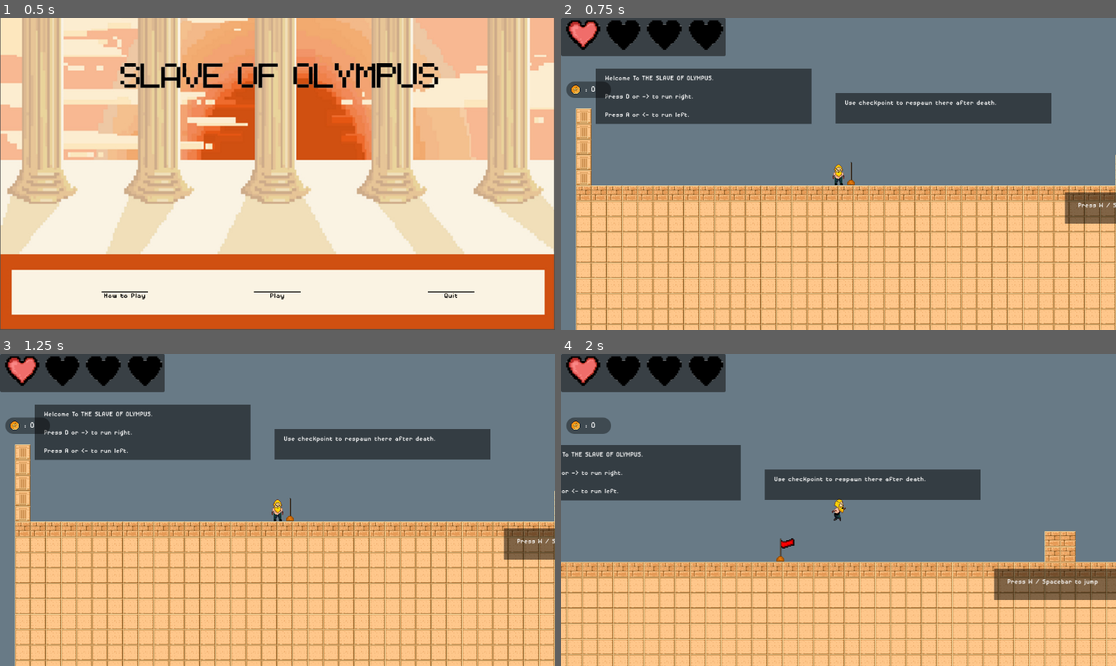
Above: before the commit, frames 1-4 (two rows, left to right).
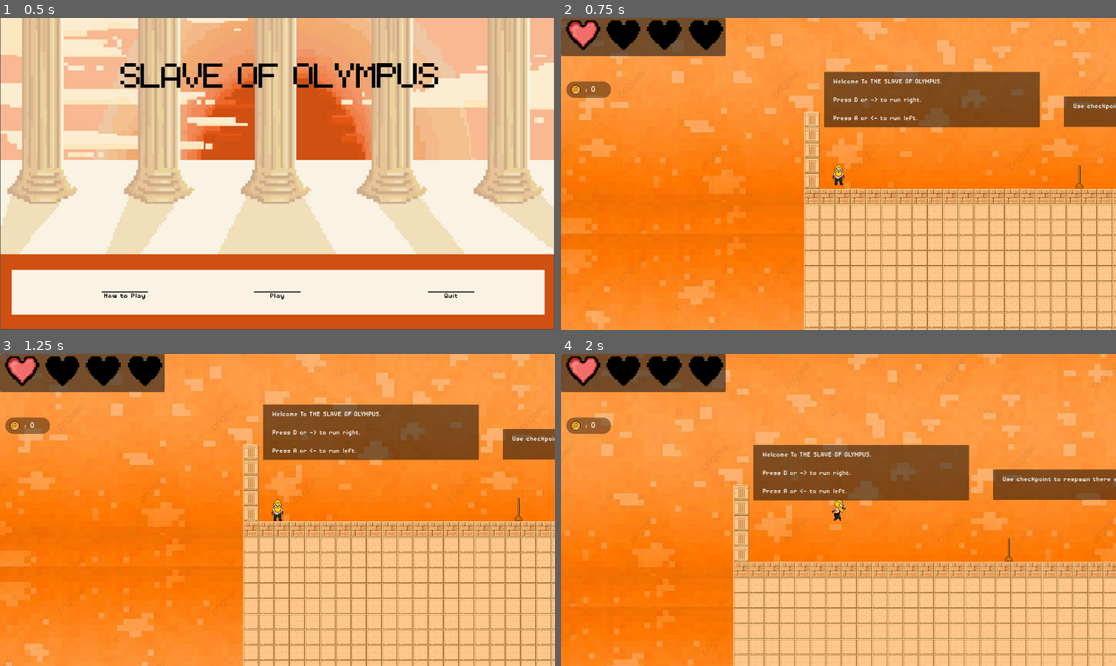
Above: after the commit, the same moments.

Repository: Keezgeez/Slave-Of-Olympus
Game: Godot game, scene res://Scenes/main_menu.tscn
Two runs of this game, one before a commit and one after it. Both use one fixed random seed, a clock stepped at 60 frames per second and the inputs below.
Inputs:
- Up to frame 1 (0.5 s): no input
- Up to frame 2 (0.75 s): click "Play" at 0.5 s
- Up to frame 3 (1.25 s): no input
- Up to frame 4 (2 s): tap D at 1.25 s; hold Right (ui_right) from 1.28 s (still down); tap Enter (ui_accept) at 1.52 s

Frame 1 is identical in both runs. In frame 2, 85% of the frame differs, in the area x 0-100%, y 0-100%; in frame 3, 80%; in frame 4, 83%.

Commit message:
updatebago

Diff:
--- a/Scenes/tutorial.tscn
+++ b/Scenes/tutorial.tscn
@@ -11,6 +11,7 @@
 [ext_resource type="PackedScene" uid="uid://cgf0bttuvf7vv" path="res://Scenes/coin.tscn" id="8_cttqj"]
 [ext_resource type="FontFile" uid="uid://bcyl0krkskbkv" path="res://Assets/FontText/disposabledroid-bb.regular.ttf" id="9_ymfny"]
 [ext_resource type="PackedScene" uid="uid://c66sd07qyxyht" path="res://Scenes/platform_falling.tscn" id="10_m1vdg"]
+[ext_resource type="Texture2D" uid="uid://bje1kadfgf822" path="res://Assets/pngtree-pixel-art-background-vector-illustration-modern-pattern-color-vector-png-image_47834436.jpg" id="11_kurxm"]
 [ext_resource type="PackedScene" uid="uid://qlkum7x2dw3b" path="res://Scenes/canine.tscn" id="11_qqwe7"]
 [ext_resource type="PackedScene" uid="uid://u8rednxgr1y3" path="res://Scenes/zeu_z.tscn" id="12_65oom"]
 [ext_resource type="PackedScene" uid="uid://ds4g2alyym1nv" path="res://Scenes/k_illzone.tscn" id="13_eyv3w"]
@@ -76,12 +77,66 @@
 script = ExtResource("1_fdsrl")
 
 [node name="ColorRect6" type="ColorRect" parent="."]
-offset_left = -3476.0
-offset_top = -1648.0
-offset_right = -3336.0
-offset_bottom = -1538.0
+texture_filter = 1
+offset_left = -2333.0
+offset_top = -1566.0
+offset_right = -2193.0
+offset_bottom = -1456.0
 scale = Vector2(61.3432, 40.5051)
-color = Color(0.636683, 0.860295, 1, 0.321569)
+color = Color(1, 0.701961, 0.560784, 0.227451)
+
+[node name="Pngtree-pixel-art-background-vector-illustration-modern-pattern-color-vector-png-image47834436" type="Sprite2D" parent="."]
+position = Vector2(-532, -214)
+texture = ExtResource("11_kurxm")
+
+[node name="Pngtree-pixel-art-background-vector-illustration-modern-pattern-color-vector-png-image47834440" type="Sprite2D" parent="."]
+position = Vector2(-1492, -214)
+texture = ExtResource("11_kurxm")
+
+[node name="Pngtree-pixel-art-background-vector-illustration-modern-pattern-color-vector-png-image47834441" type="Sprite2D" parent="."]
+position = Vector2(-1492, 424)
+texture = ExtResource("11_kurxm")
+
+[node name="Pngtree-pixel-art-background-vector-illustration-modern-pattern-color-vector-png-image47834442" type="Sprite2D" parent="."]
+position = Vector2(-1492, 489)
+texture = ExtResource("11_kurxm")
+
+[node name="Pngtree-pixel-art-background-vector-illustration-modern-pattern-color-vector-png-image47834437" type="Sprite2D" parent="."]
+position = Vector2(743, -214)
+texture = ExtResource("11_kurxm")
+
+[node name="Pngtree-pixel-art-background-vector-illustration-modern-pattern-color-vector-png-image47834448" type="Sprite2D" parent="."]
+position = Vector2(742, -853)
+texture = ExtResource("11_kurxm")
+
+[node name="Pngtree-pixel-art-background-vector-illustration-modern-pattern-color-vector-png-image47834438" type="Sprite2D" parent="."]
+position = Vector2(2023, -214)
+texture = ExtResource("11_kurxm")
+
+[node name="Pngtree-pixel-art-background-vector-illustration-modern-pattern-color-vector-png-image47834443" type="Sprite2D" parent="."]
+position = Vector2(2022, -853)
+texture = ExtResource("11_kurxm")
+
+[node name="Pngtree-pixel-art-background-vector-illustration-modern-pattern-color-vector-png-image47834444" type="Sprite2D" parent="."]
+position = Vector2(3271, -217)
+texture = ExtResource("11_kurxm")
+
+[node name="Pngtree-pixel-art-background-vector-illustration-modern-pattern-color-vector-png-image47834445" type="Sprite2D" parent="."]
+position = Vector2(3273, -848)
+texture = ExtResource("11_kurxm")
+
+[node name="Pngtree-pixel-art-background-vector-illustration-modern-pattern-color-vector-png-image47834446" type="Sprite2D" parent="."]
+position = Vector2(3271, 424)
+texture = ExtResource("11_kurxm")
+
+[node name="Pngtree-pixel-art-background-vector-illustration-modern-pattern-color-vector-png-image47834447" type="Sprite2D" parent="."]
+position = Vector2(3270, 487)
+texture = ExtResource("11_kurxm")
+
+[node name="Pngtree-pixel-art-background-vector-illustration-modern-pattern-color-vector-png-image47834439" type="Sprite2D" parent="."]
+position = Vector2(2023, 456)
+scale = Vector2(1, 1.10312)
+texture = ExtResource("11_kurxm")
 
 [node name="GameBg" type="Sprite2D" parent="."]
 visible = false
@@ -93,7 +148,7 @@
 position = Vector2(332, 44)
 tile_set = SubResource("TileSet_wunae")
 format = 2
-layer_0/tile_data = PackedInt32Array(1245193, 0, 0, 1310729, …(5738 unchanged characters)…  0, 0, 65556, 0, 0, 65555, 0, 0, 65554, 2, 0, 65553, 2, 0, 65552, 2, 0, 65558, 0, 0, 65550, 2, 0, 65551, 2, 0, 65547, 2, 0, 65548, 2, 0, 65549, 2, 0, 19, 0, 0, -65517, 0, 0, -131053, 2, 0, -131052, 2, 0, -131051, 2, 0, -131050, 2, 0, -65514, 0, 0, 22, 0, 0, 21, 0, 0, 20, 0, 0, -65516, 0, 0, -65515, 0, 0, 1507339, 0, 0, 1507340, 0, 0, 1507341, 0, 0, -65518, 2, 0, 18, 2, 0, -131049, 2, 0, -65513, 2, 0, 23, 2, …(28507 unchanged characters)…
+layer_0/tile_data = PackedInt32Array(1245193, 0, 0, 1310729, …(5738 unchanged characters)…  0, 0, 65556, 0, 0, 65555, 0, 0, 65554, 3, 0, 65553, 3, 0, 65552, 3, 0, 65558, 0, 0, 65550, 3, 0, 65551, 3, 0, 65547, 3, 0, 65548, 3, 0, 65549, 3, 0, 19, 0, 0, -65517, 0, 0, -131053, 3, 0, -131052, 3, 0, -131051, 3, 0, -131050, 3, 0, -65514, 0, 0, 22, 0, 0, 21, 0, 0, 20, 0, 0, -65516, 0, 0, -65515, 0, 0, 1507339, 0, 0, 1507340, 0, 0, 1507341, 0, 0, -65518, 3, 0, 18, 3, 0, -131049, 2, 0, -65513, 2, 0, 23, 2, …(28507 unchanged characters)…
 
 [node name="Checkpoint" parent="." instance=ExtResource("14_8gwn1")]
 position = Vector2(-585, 51)
@@ -105,109 +160,106 @@
 position = Vector2(2439, -151)
 
 [node name="Slave" parent="." instance=ExtResource("7_2i3b8")]
-position = Vector2(-627, 38)
+position = Vector2(-1101, 30)
 
 [node name="Camera2D" type="Camera2D" parent="Slave"]
 
 [node name="Coin" parent="." instance=ExtResource("8_cttqj")]
-position = Vector2(379, 62)
+position = Vector2(145, 62)
 
 [node name="Coin2" parent="." instance=ExtResource("8_cttqj")]
-position = Vector2(358, 62)
+position = Vector2(124, 62)
 
 [node name="Coin3" parent="." instance=ExtResource("8_cttqj")]
-position = Vector2(337, 62)
+position = Vector2(103, 62)
 
 [node name="Coin4" parent="." instance=ExtResource("8_cttqj")]
-position = Vector2(316, 62)
-
-[node name="Coin5" parent="." instance=ExtResource("8_cttqj")]
-position = Vector2(295, 62)
+position = Vector2(82, 62)
 
 [node name="Coin6" parent="." instance=ExtResource("8_cttqj")]
-position = Vector2(400, 62)
+position = Vector2(166, 62)
 
 [node name="Coin7" parent="." instance=ExtResource("8_cttqj")]
-position = Vector2(421, 62)
+position = Vector2(187, 62)
 
 [node name="Coin8" parent="." instance=ExtResource("8_cttqj")]
-position = Vector2(442, 62)
+position = Vector2(208, 62)
 
 [node name="Coin9" parent="." instance=ExtResource("8_cttqj")]
-position = Vector2(463, 62)
+position = Vector2(229, 62)
 
 [node name="Coin10" parent="." instance=ExtResource("8_cttqj")]
-position = Vector2(484, 62)
+position = Vector2(250, 62)
 
 [node name="Coin11" parent="." instance=ExtResource("8_cttqj")]
-position = Vector2(505, 62)
+position = Vector2(271, 62)
 
 [node name="Coin12" parent="." instance=ExtResource("8_cttqj")]
-position = Vector2(526, 62)
+position = Vector2(292, 62)
 
 [node name="Coin13" parent="." instance=ExtResource("8_cttqj")]
-position = Vector2(547, 62)
+position = Vector2(313, 62)
 
 [node name="Coin14" parent="." instance=ExtResource("8_cttqj")]
-position = Vector2(568, 62)
+position = Vector2(334, 62)
 
 [node name="Coin15" parent="." instance=ExtResource("8_cttqj")]
-position = Vector2(589, 62)
+position = Vector2(355, 62)
 
 [node name="Coin16" parent="." instance=ExtResource("8_cttqj")]
-position = Vector2(610, 62)
+position = Vector2(376, 62)
 
 [node name="Coin17" parent="." instance=ExtResource("8_cttqj")]
-position = Vector2(631, 62)
+position = Vector2(397, 62)
 
 [node name="Coin18" parent="." instance=ExtResource("8_cttqj")]
-position = Vector2(652, 62)
+position = Vector2(418, 62)
 
 [node name="Coin19" parent="." instance=ExtResource("8_cttqj")]
-position = Vector2(673, 62)
+position = Vector2(439, 62)
 
 [node name="Coin20" parent="." instance=ExtResource("8_cttqj")]
-position = Vector2(694, 62)
+position = Vector2(460, 62)
 
 [node name="Coin21" parent="." instance=ExtResource("8_cttqj")]
-position = Vector2(715, 62)
+position = Vector2(481, 62)
 
 [node name="Coin22" parent="." instance=ExtResource("8_cttqj")]
-position = Vector2(736, 62)
+position = Vector2(502, 62)
 
 [node name="Coin23" parent="." instance=ExtResource("8_cttqj")]
-position = Vector2(757, 62)
+position = Vector2(523, 62)
 
 [node name="Coin24" parent="." instance=ExtResource("8_cttqj")]
-position = Vector2(778, 62)
+position = Vector2(544, 62)
 
 [node name="Coin25" parent="." instance=ExtResource("8_cttqj")]
-position = Vector2(799, 62)
+position = Vector2(565, 62)
 
 [node name="Coin26" parent="." instance=ExtResource("8_cttqj")]
-position = Vector2(820, 62)
+position = Vector2(586, 62)
 
 [node name="Coin27" parent="." instance=ExtResource("8_cttqj")]
-position = Vector2(841, 62)
+position = Vector2(607, 62)
 
 [node name="Coin28" parent="." instance=ExtResource("8_cttqj")]
-position = Vector2(862, 62)
+position = Vector2(628, 62)
 
 [node name="Coin29" parent="." instance=ExtResource("8_cttqj")]
-position = Vector2(883, 62)
+position = Vector2(649, 62)
 
 [node name="ColorRect" type="ColorRect" parent="."]
-offset_left = 184.0
-offset_top = -213.0
-offset_right = 666.0
-offset_bottom = -104.0
+offset_left = 77.0
+offset_top = -132.0
+offset_right = 559.0
+offset_bottom = -85.0
 color = Color(0, 0, 0, 0.498039)
 
 [node name="LightningCoins" type="Label" parent="."]
-offset_left = 203.0
-offset_top = -201.0
-offset_right = 645.0
-offset_bottom = -178.0
+offset_left = 96.0
+offset_top = -120.0
+offset_right = 538.0
+offset_bottom = -97.0
 theme_override_fonts/font = ExtResource("9_ymfny")
 text = "Collect the Lightning Coins for Zeus or face the WRATH of a God!!"
 
@@ -227,6 +279,22 @@
 theme_override_fonts/font = ExtResource("9_ymfny")
 text = "Use checkpoint to respawn there after death."
 
+[node name="ColorRect11" type="ColorRect" parent="."]
+offset_left = 658.0
+offset_top = 111.0
+offset_right = 1023.0
+offset_bottom = 174.0
+color = Color(0, 0, 0, 0.498039)
+
+[node name="LightningCoins2" type="Label" parent="ColorRect11"]
+layout_mode = 0
+offset_left = 19.0
+offset_top = 12.0
+offset_right = 461.0
+offset_bottom = 35.0
+theme_override_fonts/font = ExtResource("9_ymfny")
+text = "Collect extra life for more chances of winning!!"
+
 [node name="ColorRect9" type="ColorRect" parent="."]
 offset_left = -1131.0
 offset_top = -167.0
@@ -248,50 +316,21 @@
 Press A or <- to run left.
 "
 
-[node name="Press D" type="Label" parent="."]
-offset_left = 204.0
-offset_top = -169.0
-offset_right = 481.0
-offset_bottom = -146.0
-theme_override_fonts/font = ExtResource("9_ymfny")
-
-[node name="Press A" type="Label" parent="."]
-offset_left = 204.0
-offset_top = -136.0
-offset_right = 481.0
-offset_bottom = -113.0
-theme_override_fonts/font = ExtResource("9_ymfny")
-
 [node name="ColorRect2" type="ColorRect" parent="."]
-offset_left = 950.0
-offset_top = -236.0
-offset_right = 1373.0
-offset_bottom = -178.0
-color = Color(0, 0, 0, 0.498039)
-
-[node name="Canine" type="Label" parent="."]
-offset_left = 977.0
-offset_top = -217.0
-offset_right = 1344.0
-offset_bottom = -194.0
+offset_left = 1000.0
+offset_top = -194.0
+offset_right = 1423.0
+offset_bottom = -136.0
+color = Color(0, 0, 0, 0.498039)
+
+[node name="Canine" type="Label" parent="ColorRect2"]
+layout_mode = 0
+offset_left = 27.0
+offset_top = 19.0
+offset_right = 394.0
+offset_bottom = 42.0
 theme_override_fonts/font = ExtResource("9_ymfny")
 text = "Dodge the Canine, it will bite you if you get too close."
-
-[node name="ColorRect7" type="ColorRect" parent="."]
-offset_left = 950.0
-offset_top = -168.0
-offset_right = 1373.0
-offset_bottom = -110.0
-color = Color(0, 0, 0, 0.498039)
-
-[node name="Canine2nd" type="Label" parent="ColorRect7"]
-layout_mode = 0
-offset_left = 52.0
-offset_top = 19.0
-offset_right = 419.0
-offset_bottom = 42.0
-theme_override_fonts/font = ExtResource("9_ymfny")
-text = "Dying to a Canine will restart the whole game!!"
 
 [node name="ColorRect3" type="ColorRect" parent="."]
 offset_left = -157.0
@@ -317,14 +356,17 @@
 color = Color(0, 0, 0, 0.498039)
 
 [node name="FallingPlat" type="Label" parent="."]
-offset_left = 1446.0
-offset_top = 28.0
-offset_right = 1813.0
-offset_bottom = 82.0
+offset_left = 1426.0
+offset_top = 25.0
+offset_right = 1793.0
+offset_bottom = 79.0
 theme_override_fonts/font = ExtResource("9_ymfny")
 text = "Be careful it's a falling platform!
 
-Cross faster to avoid falling."
+Cross faster to avoid falling.
+
+"
+horizontal_alignment = 1
 
 [node name="ColorRect5" type="ColorRect" parent="."]
 offset_left = 1975.0
@@ -369,7 +411,7 @@
 [node name="HitpointsTut" parent="." instance=ExtResource("17_myu5x")]
 
 [node name="heartPickups" parent="." instance=ExtResource("18_mvli4")]
-position = Vector2(924, -1)
+position = Vector2(891, 60)
 scale = Vector2(0.26, 0.26)
 
 [connection signal="area_entered" from="ZeuZ" to="." method="_on_zeu_z_area_entered"]
@@ -379,7 +421,6 @@
 [connection signal="body_entered" from="Coin2" to="HUD_Tut" method="_on_coin_body_entered"]
 [connection signal="body_entered" from="Coin3" to="HUD_Tut" method="_on_coin_body_entered"]
 [connection signal="body_entered" from="Coin4" to="HUD_Tut" method="_on_coin_body_entered"]
-[connection signal="body_entered" from="Coin5" to="HUD_Tut" method="_on_coin_body_entered"]
 [connection signal="body_entered" from="Coin6" to="HUD_Tut" method="_on_coin_body_entered"]
 [connection signal="body_entered" from="Coin7" to="HUD_Tut" method="_on_coin_body_entered"]
 [connection signal="body_entered" from="Coin8" to="HUD_Tut" method="_on_coin_body_entered"]
Binary file added: Assets/pngtree-pixel-art-background-vector-illustration-modern-pattern-color-vector-png-image_47834436.jpg
Not shown, added: Assets/pngtree-pixel-art-background-vector-illustration-modern-pattern-color-vector-png-image_47834436.jpg.import
Not shown: 1 places in Scenes/tutorial.tscn that only renumber resources
